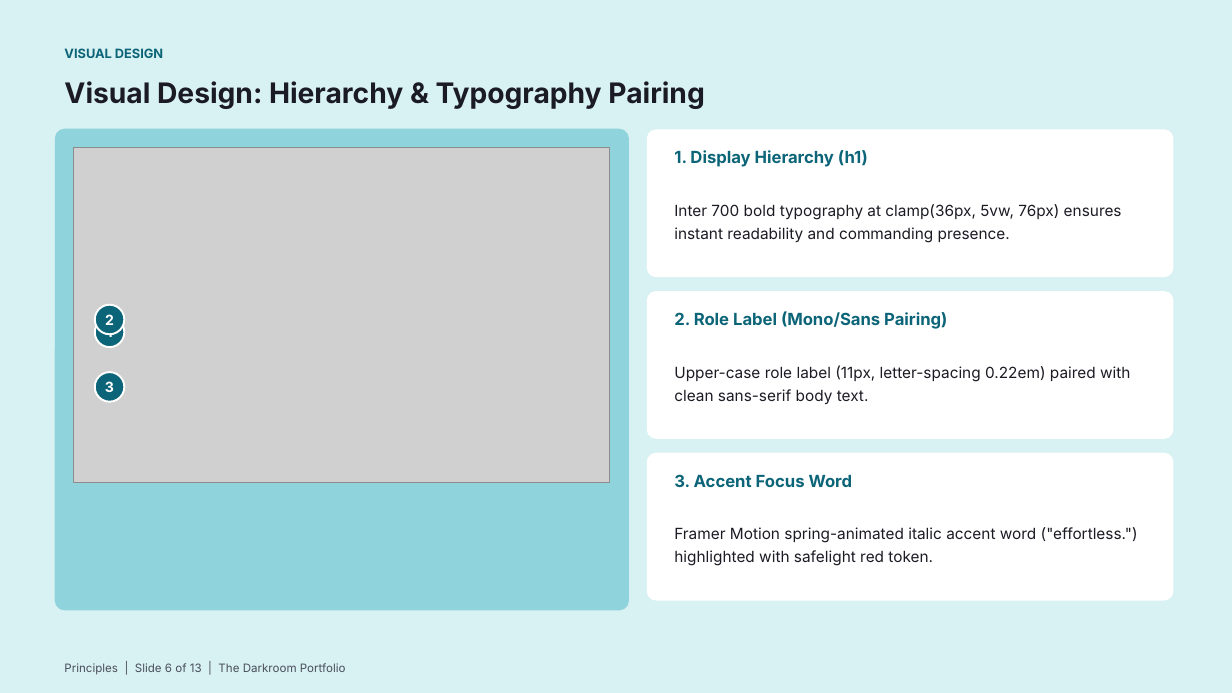
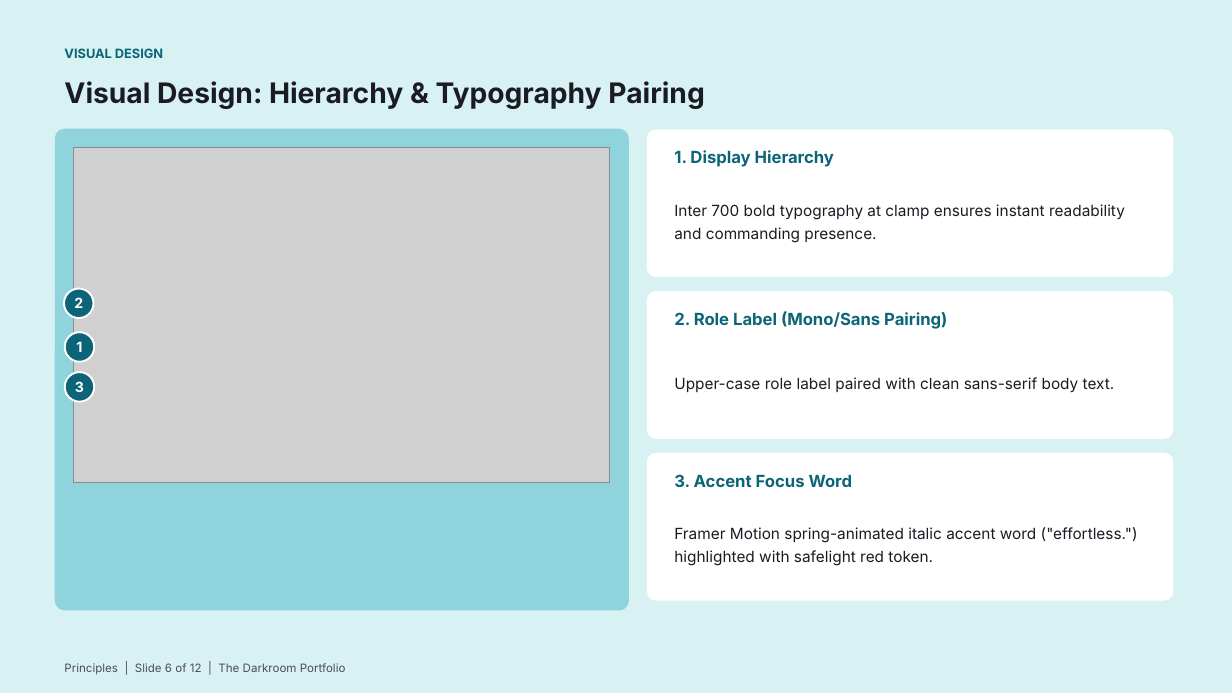
Before and after one commit to Yatin07/portfolio, a slide deck: slide 6 of Portfolio_Design_Deck.pptx. Drawn at 1232x693 pixels with LibreOffice and Linux fonts; fonts in the diff are those of the drawing; grey boxes stand for pictures. Boxes give left, top, right and bottom in pixels: in the first picture for what was removed or moved away, otherwise in the second. Text is boxed around its words. In the diff, an @@ line names an element or a change of style, - is before the commit and + after.

```diff
--- a/Portfolio_Design_Deck.pptx
+++ b/Portfolio_Design_Deck.pptx
@@ text at (x1=674, y1=150, x2=834, y2=167): text changed @@
-1. Display Hierarchy (h1)
+1. Display Hierarchy
@@ text at (x1=674, y1=204, x2=1125, y2=243): text changed @@
-Inter 700 bold typography at clamp(36px, 5vw, 76px) ensures instant readability and commanding presence.
+Inter 700 bold typography at clamp ensures instant readability and commanding presence.
@@ text "2" moved from (x1=105, y1=314, x2=114, y2=325) to (x1=74, y1=297, x2=83, y2=308) @@
@@ ellipse moved from (x1=95, y1=305, x2=125, y2=335) to (x1=64, y1=288, x2=93, y2=318) @@
@@ text "1" rewrapped from (x1=107, y1=333, x2=113, y2=337) to (x1=76, y1=341, x2=82, y2=352) @@
@@ ellipse moved from (x1=95, y1=318, x2=125, y2=348) to (x1=65, y1=332, x2=94, y2=361) @@
@@ text "3" moved from (x1=105, y1=381, x2=114, y2=392) to (x1=75, y1=381, x2=84, y2=392) @@
@@ ellipse moved from (x1=95, y1=372, x2=125, y2=402) to (x1=65, y1=372, x2=94, y2=402) @@
@@ text at (x1=674, y1=377, x2=1115, y2=392): text changed @@
-Upper-case role label (11px, letter-spacing 0.22em) paired with clean sans-serif body text.
+Upper-case role label paired with clean sans-serif body text.
@@ text at (x1=64, y1=663, x2=346, y2=675): text changed @@
-Principles | Slide 6 of 13 | The Darkroom Portfolio
+Principles | Slide 6 of 12 | The Darkroom Portfolio
```
Also in this commit, not shown: 11 other slides changed, 1 slide removed, 2 other files.
